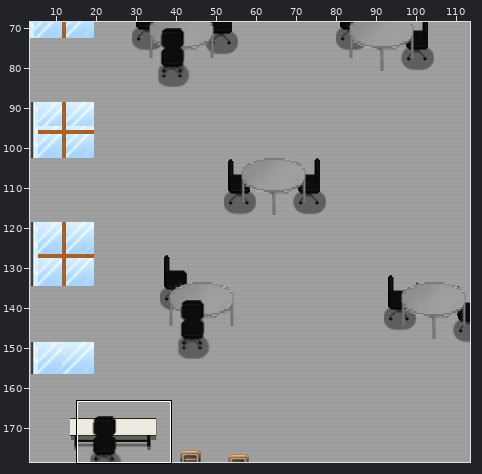
Tiled map -- OSS_Project_SevenEleven/Assets/SuperTiled2Unity/Import/Wonheung3F_Classroom_2.tmx. The picture above shows the old version from afar; the outline marks the close-up.
Close-up. First the earlier version:
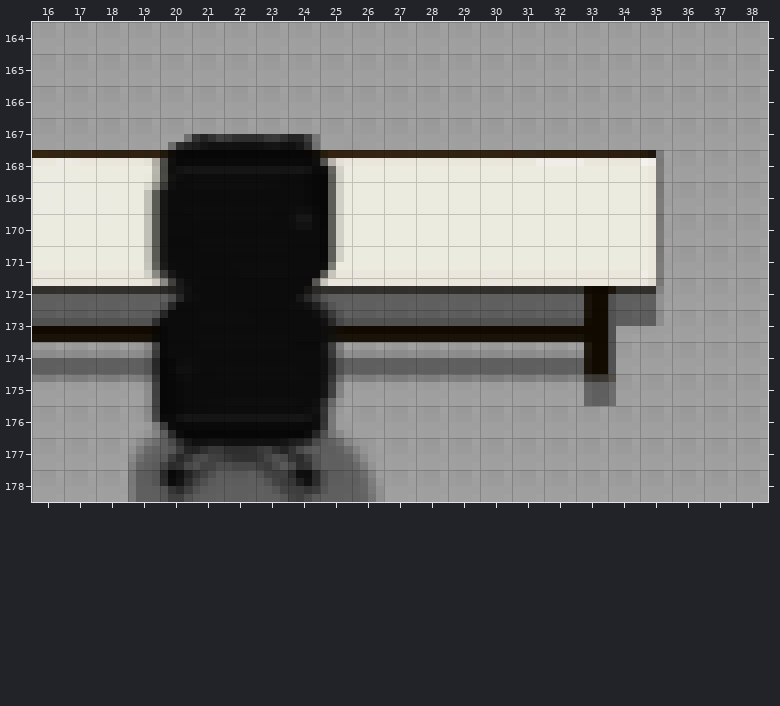
Cells are 4x4 px. Shown: x 16..38, y 164..178. The commit also changed other parts of the map, which this record leaves out.
The same view after the edit:
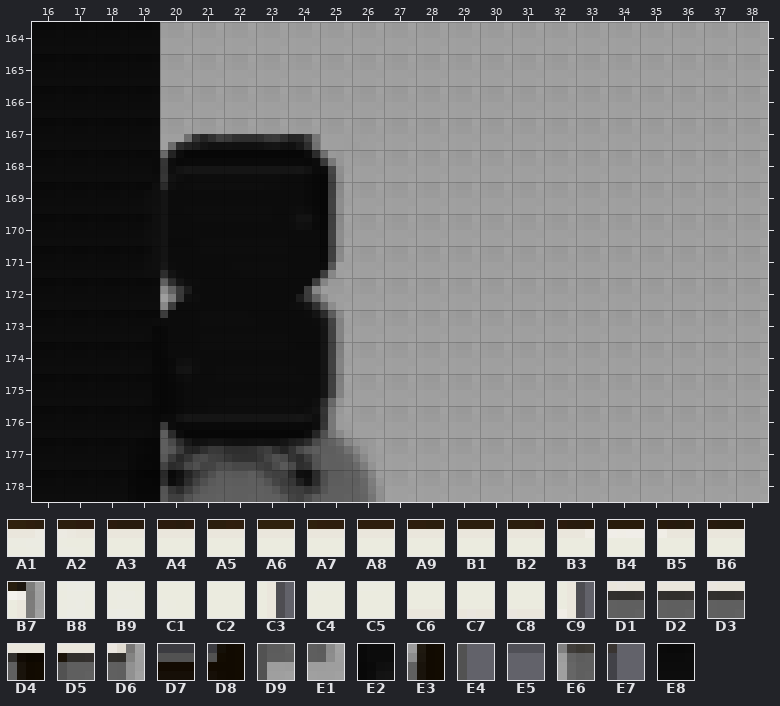
Key: from "Wonheung_classroom": A1 7844, A2 7845, A3 7846, A4 7847, A5 7848, A6 7851, A7 7853, A8 7854, A9 7855, B1 7856, B2 7858, B3 7859, B4 7860, B5 7861, B6 7862, B7 7863, B8 8019, B9 8020, C1 8021, C2 8022, C3 8038, C4 8194, C5 8195, C6 8368, C7 8369, C8 8379, C9 8388, D1 8544, D2 8545, D3 8554, D4 8561, D5 8562, D6 8563, D7 8719, D8 8736, D9 8737, E1 8738, E2 8894, E3 8911, E4 8912, E5 9069, E6 9086, E7 9087, E8 11044.
__ is an empty cell, .. an unchanged one.
See-through tiles are keyed as they look on the map.
From old to new:
--- layer "Tile Layer 3"
@@ x 16..35 @@
-164 __ __ __ __ .. .. .. .. .. .. .. .. .. .. .. .. .. .. .. ..
-165 __ __ __ __ .. .. .. .. .. .. .. .. .. .. .. .. .. .. .. ..
-166 __ __ __ __ .. .. .. .. .. .. .. .. .. .. .. .. .. .. .. ..
-167 __ __ __ __ .. .. .. .. .. .. .. .. .. .. .. .. .. .. .. ..
-168 A1 A2 A3 A4 A5 .. .. .. A6 A7 A8 A9 B1 B1 B2 B3 B4 B5 B6 B7
-169 B8 B9 C1 C2 .. .. .. .. .. C2 C2 C2 C2 C2 C2 C2 C2 C2 C2 C3
-170 C4 C5 C2 C2 .. .. .. .. .. C2 C2 C2 C2 C2 C2 C2 C2 C2 C2 C3
-171 C7 C6 C6 C6 .. .. .. .. .. C6 C8 C6 C6 C6 C7 C6 C6 C6 C6 C9
-172 D1 D2 D2 D2 D2 .. .. .. D2 D2 D3 D2 D2 D2 D1 D2 D2 D4 D5 D6
-173 D7 D7 D7 D7 D7 .. .. .. .. D7 D7 D7 D7 D7 D7 D7 D7 D8 D9 E1
-174 E2 E2 E2 E2 .. .. .. .. .. E2 E2 E2 E2 E2 E2 E2 E2 E3 E4 ..
-175 E5 E5 E5 E5 .. .. .. .. .. E5 E5 E5 E5 E5 E5 E5 E5 E6 E7 ..
-176 __ __ __ __ .. .. .. .. .. .. .. .. .. .. .. .. .. .. .. ..
-177 __ __ __ __ .. .. .. .. .. .. .. .. .. .. .. .. .. .. .. ..
-178 __ __ __ __ .. .. .. .. .. .. .. .. .. .. .. .. .. .. .. ..
+164 E8 E8 E8 E8 .. .. .. .. .. .. .. .. .. .. .. .. .. .. .. ..
+165 E8 E8 E8 E8 .. .. .. .. .. .. .. .. .. .. .. .. .. .. .. ..
+166 E8 E8 E8 E8 .. .. .. .. .. .. .. .. .. .. .. .. .. .. .. ..
+167 E8 E8 E8 E8 .. .. .. .. .. .. .. .. .. .. .. .. .. .. .. ..
+168 E8 E8 E8 E8 __ .. .. .. __ __ __ __ __ __ __ __ __ __ __ __
+169 E8 E8 E8 E8 .. .. .. .. .. __ __ __ __ __ __ __ __ __ __ __
+170 E8 E8 E8 E8 .. .. .. .. .. __ __ __ __ __ __ __ __ __ __ __
+171 E8 E8 E8 E8 .. .. .. .. .. __ __ __ __ __ __ __ __ __ __ __
+172 E8 E8 E8 E8 __ .. .. .. __ __ __ __ __ __ __ __ __ __ __ __
+173 E8 E8 E8 E8 __ .. .. .. .. __ __ __ __ __ __ __ __ __ __ __
+174 E8 E8 E8 E8 .. .. .. .. .. __ __ __ __ __ __ __ __ __ __ ..
+175 E8 E8 E8 E8 .. .. .. .. .. __ __ __ __ __ __ __ __ __ __ ..
+176 E8 E8 E8 E8 .. .. .. .. .. .. .. .. .. .. .. .. .. .. .. ..
+177 E8 E8 E8 E8 .. .. .. .. .. .. .. .. .. .. .. .. .. .. .. ..
+178 E8 E8 E8 E8 .. .. .. .. .. .. .. .. .. .. .. .. .. .. .. ..
Boxes around the changes in both close-ups, in picture pixels (x1, y1, x2, y2):
changed: (32, 22, 192, 502)
removed: (304, 150, 664, 406)
